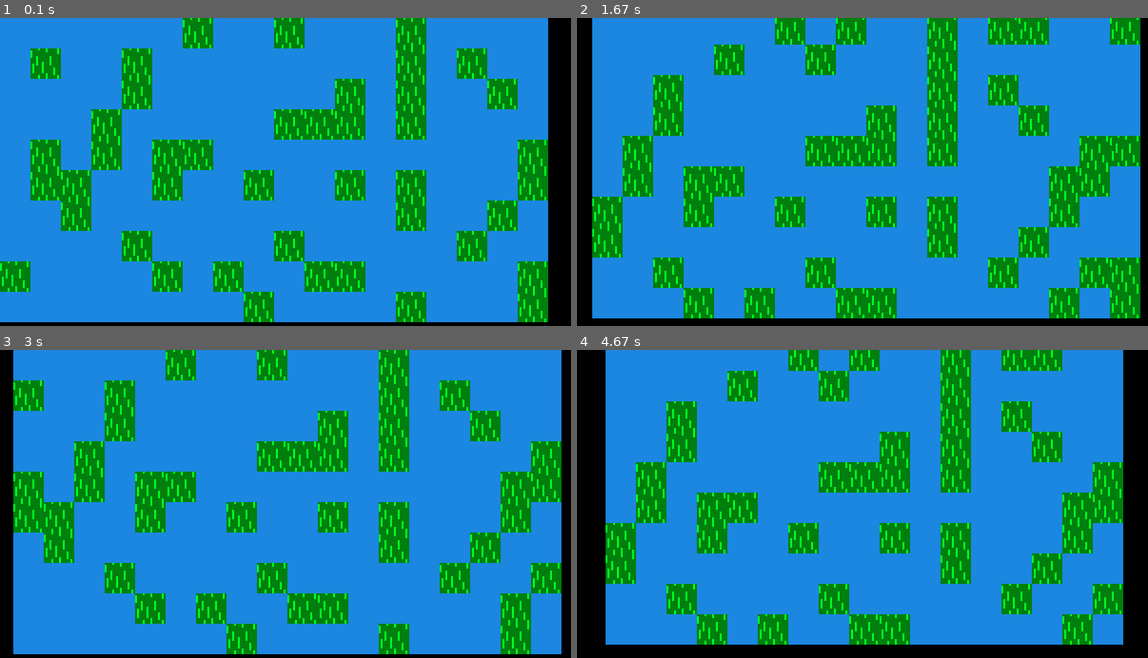
Above: before the commit, frames 1-4 (two rows, left to right).
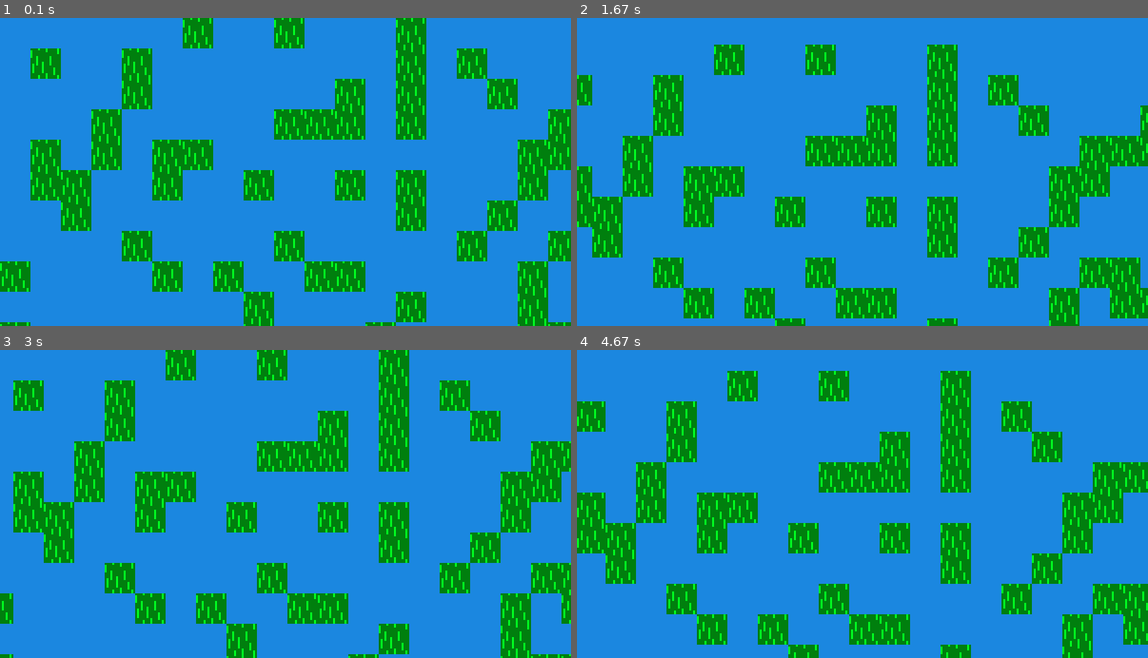
Above: after the commit, the same moments.

Repository: Goluxas/cherno-in-pygame
Game: pygame game, started from game.py
The game is run twice, just before and just after one commit, with the same random seed, the same clock (stepped at 60 frames per second) and the same inputs. The source is Python 2; it was converted automatically to run under Python 3.
Inputs:
- Up to frame 1 (0.1 s): no input
- Up to frame 2 (1.67 s): hold Right 0.33-0.8 s; hold Up 0.83-1.3 s; hold Right from 1.33 s (still down)
- Up to frame 3 (3 s): release Right at 1.8 s; hold Left 1.83-2.37 s; hold Down 2.4-2.87 s; hold Left from 2.9 s (still down)
- Up to frame 4 (4.67 s): release Left at 3.37 s; hold Up 3.4-3.87 s; hold Right 3.9-4.53 s; hold Down from 4.57 s (still down)

The runs differ from the first frame. In frame 1, 5.2% of the frame differs, in the area x 0-100%, y 0-100%; in frame 2, 9.1%; in frame 3, 5.2%; in frame 4, 15%.

Commit message:
38 - Procedural Rendering (fully working map scrolling)

Diff:
--- a/graphics/screen.py
+++ b/graphics/screen.py
@@ -2,8 +2,6 @@
 
 import pygame
 from pygame.locals import *
-
-from graphics import sprite
 
 class Screen(object):
 	MAP_SIZE = 8
@@ -39,9 +37,10 @@
 			ya = y + yp # ya = y-absolute, as in position relative to the world
 			for x in range(tile.sprite.size):
 				xa = x + xp
-				if xa < 0 or xa >= self.width or \
-				   ya < 0 or ya >= self.width:
+				if xa < -tile.sprite.size or xa >= self.width or \
+				   ya < 0 or ya >= self.height:
 					   break
+				if xa < 0: xa = 0
 				pixels[xa, ya] = tile.sprite.image.get_at((x, y))
 
 		del pixels
--- a/level/level.py
+++ b/level/level.py
@@ -29,6 +29,10 @@
 
 	def get_tile(self, x, y):
 		# convert from 2D to flat coordinates
+		if x < 0 or y < 0 or \
+		   x >= self.width or y >= self.height:
+			return tile.void_tile
+
 		t = self.tiles[x + y * self.width]
 
 		if t == 0:
@@ -55,9 +59,9 @@
 		# Corner pins
 		# converting from pixel-level to tile-level
 		x0 = x_scroll / 16                   # left side of the screen
-		x1 = (x_scroll + screen.width) / 16  # right
+		x1 = (x_scroll + screen.width + 16) / 16  # right
 		y0 = y_scroll / 16                   # top
-		y1 = (y_scroll + screen.height) / 16 # bottom
+		y1 = (y_scroll + screen.height + 16) / 16 # bottom
 
 		for y in range(y0, y1):
 			for x in range(x0, x1):
